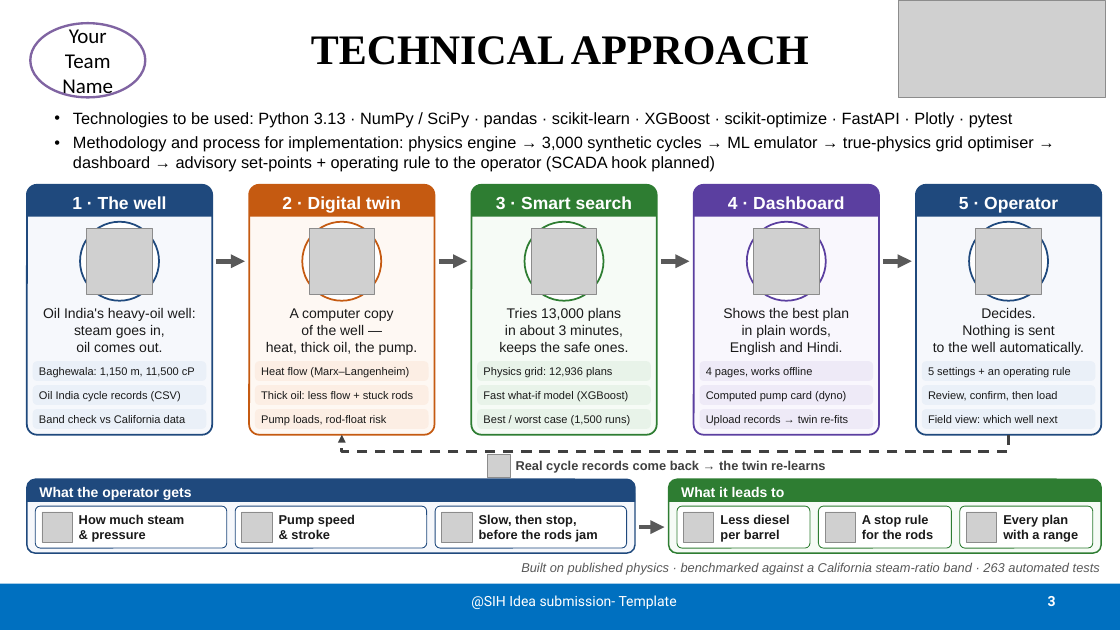
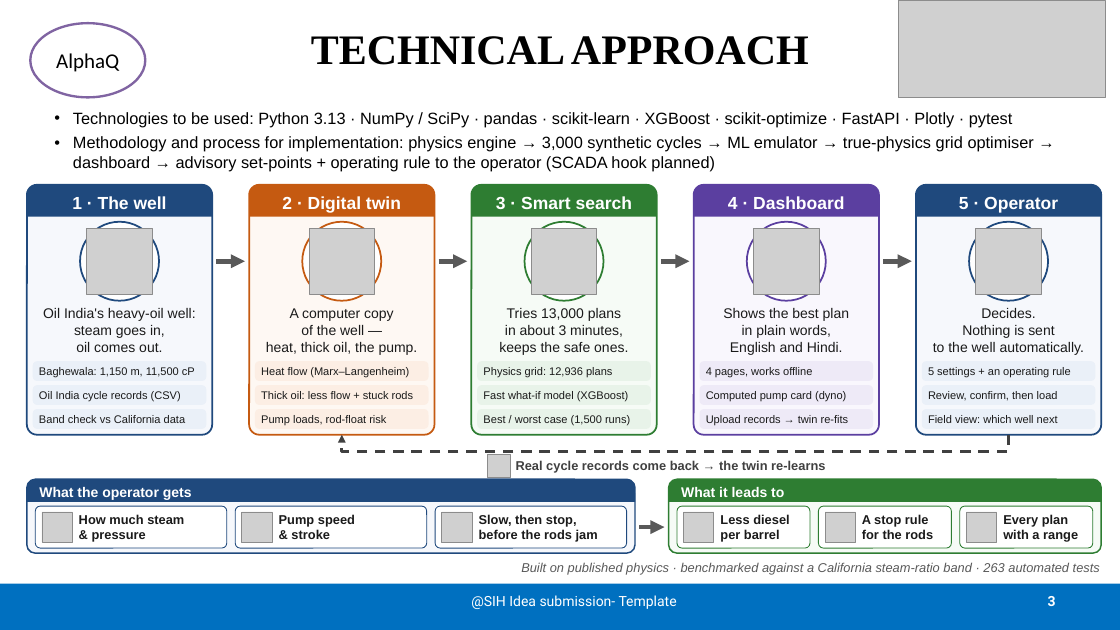
Before and after one commit to grv-io/sih2026-baghewala-digital-twin, a slide deck: slide 3 of ppt/final/SIH26120_Idea_Presentation_STRICT.pptx. Drawn at 1120x630 pixels with LibreOffice and Linux fonts; fonts in the diff are those of the drawing; grey boxes stand for pictures. Boxes give left, top, right and bottom in pixels: in the first picture for what was removed or moved away, otherwise in the second. Text is boxed around its words. In the diff, an @@ line names an element or a change of style, - is before the commit and + after.

```diff
--- a/ppt/final/SIH26120_Idea_Presentation_STRICT.pptx
+++ b/ppt/final/SIH26120_Idea_Presentation_STRICT.pptx
@@ text in ellipse at <box>56,53,119,72</box>: text changed @@
-Your Team Name
+AlphaQ
```
Also in this commit, not shown: 5 other slides changed, 9 other files.
